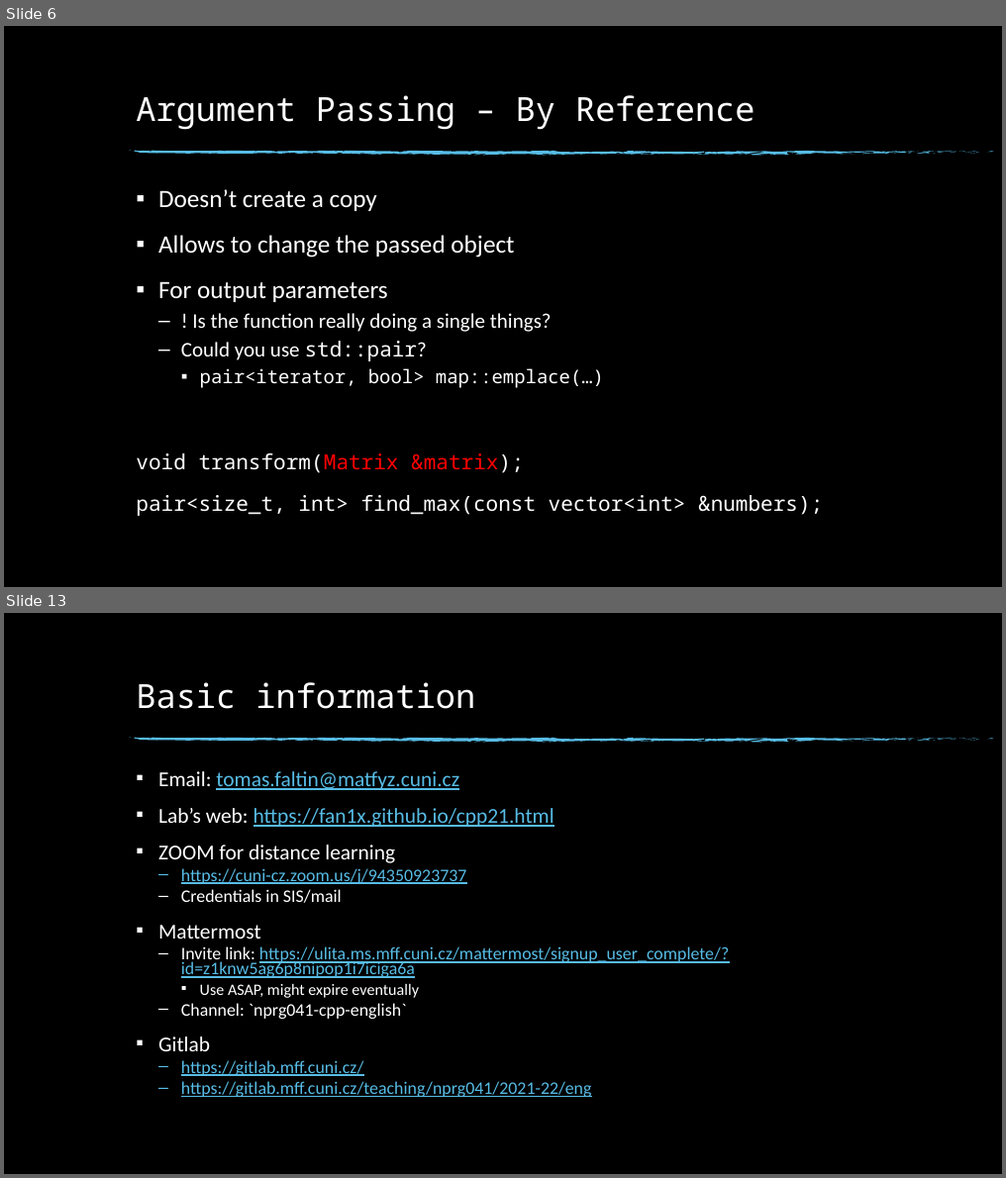
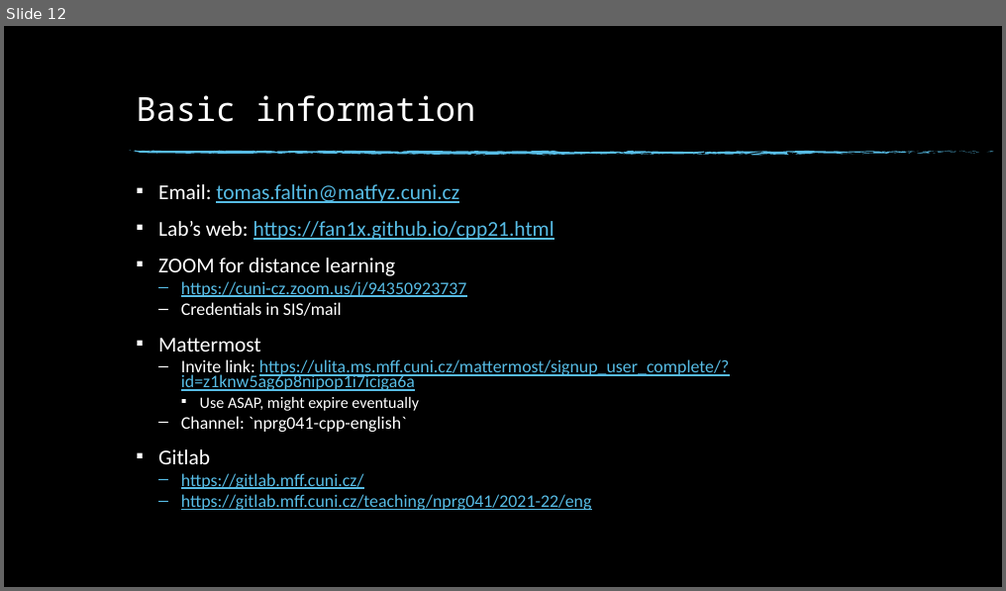
Before and after one commit to fan1x/fan1x.github.io, a slide deck: data/2021-22/cpp/ex02.pptx. Shown one above the other, each under a label of ours: slides 6 and 13 before the commit, slide 12 after it; the slides between them are not shown. The pictures are 1006x1178 and 1006x591 pixels, drawn with LibreOffice and Linux fonts; fonts in the diff are those of the drawing; background and template pictures are left out. Boxes give left, top, right and bottom in pixels: in the first picture for what was removed or moved away, otherwise in the second. Text is boxed around its words. In the diff, an @@ line names an element or a change of style, - is before the commit and + after.

```diff
--- a/data/2021-22/cpp/ex02.pptx
+++ b/data/2021-22/cpp/ex02.pptx
@@ slide 6 removed at bbox=[4, 26, 1002, 587], background picture (left out); not listed: 74 template elements that a slide beside it also shows @@
@@ title removed at bbox=[136, 95, 755, 130] @@
-Argument Passing – By Reference
@@ text removed at bbox=[136, 189, 823, 516] @@
-▪ Doesn’t create a copy
-▪ Allows to change the passed object
-▪ For output parameters
-  – ! Is the function really doing a single things?
-  – Could you use std::pair?
-    ▪ pair<iterator, bool> map::emplace(…)
-void transform(Matrix &matrix);
-pair<size_t, int> find_max(const vector<int> &numbers);
@@ what was slide 13 is now slide 12 @@
```
Also in this commit, not shown: 6 slides changed, 5 slides added, 5 other slides removed, 1 other file.
